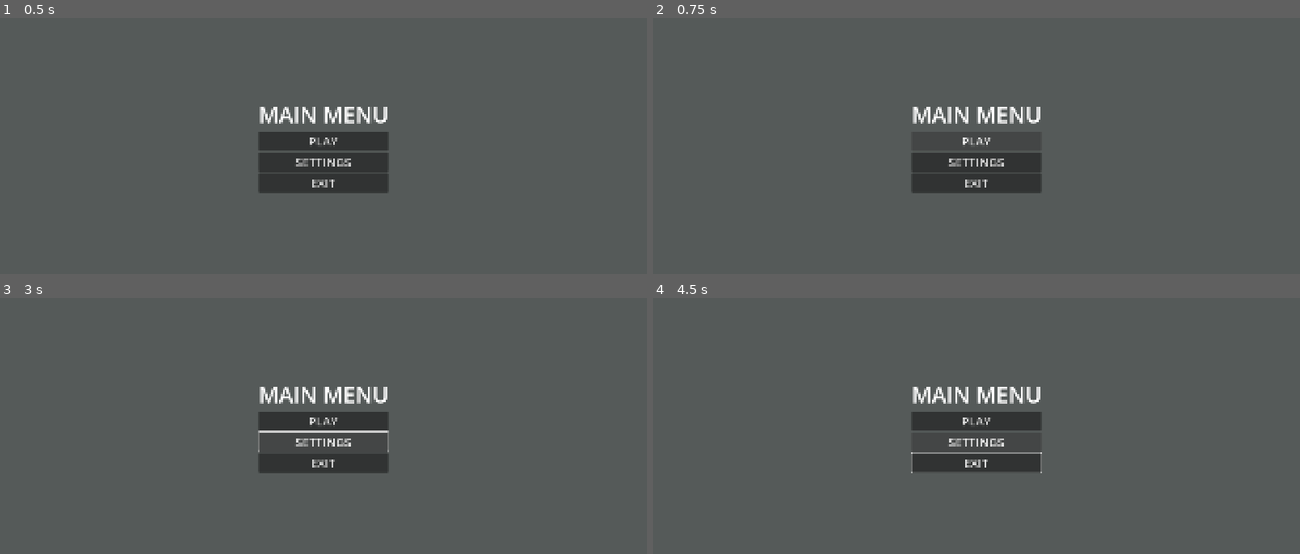
Above: before the commit, frames 1-4 (two rows, left to right).
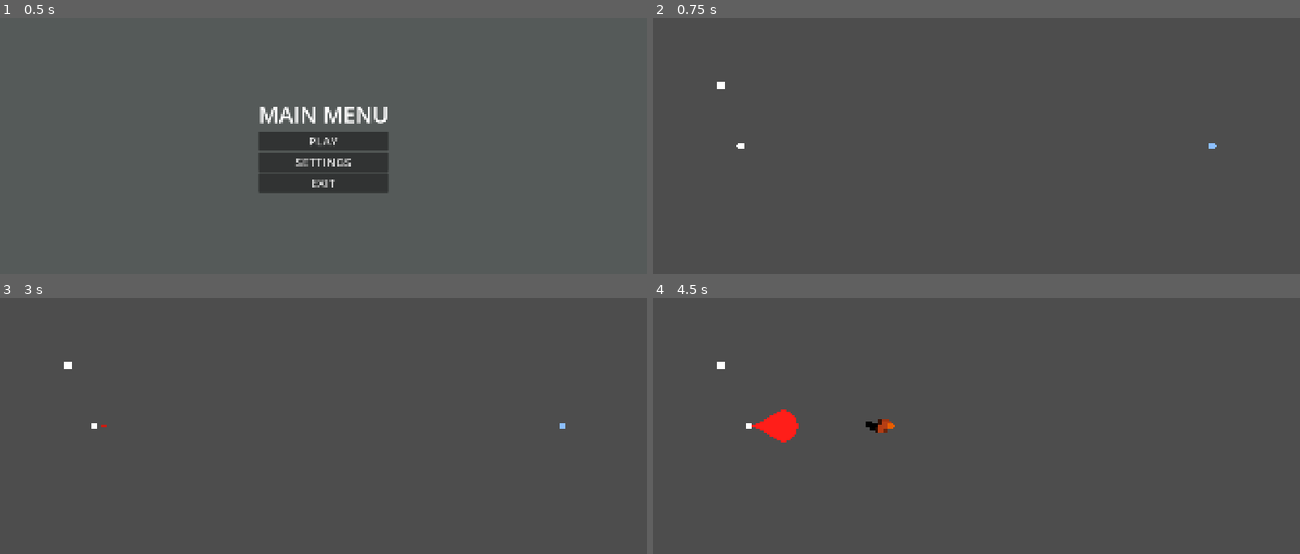
Above: after the commit, the same moments.

Repository: Shinee388/2d-strategy-fighting
Game: Godot game, scene res://game.tscn
Two runs of this game, one before a commit and one after it. Both use one fixed random seed, a clock stepped at 60 frames per second and the inputs below.
Inputs (mouse positions are in pixels of both pictures, inside the frame that each line leads up to):
- Up to frame 1 (0.5 s): no input
- Up to frame 2 (0.75 s): click "PLAY" at 0.5 s
- Up to frame 3 (3 s): click (323, 420) at 1.25 s, where only the run before the commit has a clickable "PLAY"; click (323, 441) at 2 s, where only the run before the commit has a clickable "SETTINGS"; hold Right (ui_right) from 2.78 s (still down); tap F at 2.85 s
- Up to frame 4 (4.5 s): tap R at 3.05, 3.6 s; release Right (ui_right) at 3.53 s; hold Down (ui_down) 3.53-4.28 s; tap T at 3.8, 4.35 s; hold Right (ui_right) from 4.28 s (still down)

Frame 1 is identical in both runs. In frame 2, 3.7% of the frame differs, in the area x 9-88%, y 24-68%; in frame 3, 4.0%; in frame 4, 4.6%, in the area x 9-61%, y 24-69%.
Error before the commit: Parse Error: Expected loop variable name after "for". (res://arena/arena.gd:6)

Commit message:
..

Diff:
--- a/arena/arena.gd
+++ b/arena/arena.gd
@@ -1,11 +1,124 @@
 extends Node2D
 
+signal match_finished(winner_id: int)  # 0 = tentsuu (draw)
 
-# Called when the node enters the scene tree for the first time.
-func _ready() -> void:
-	for
+const FIGHTER_SCENE := preload("res://fighter/fighter.tscn")
+
+const PLAYER_COLORS := {1: Color.WHITE, 2: Color(0.55, 0.75, 1.0)}
+const INTRO_TIME: float = 1.2
+const FIGHT_TEXT_TIME: float = 0.6
+const END_DELAY: float = 2.0
+
+# Map node (SpawnP1/SpawnP2) baikhgui uyd ashiglakh bairlal
+@export var fallback_spawn_p1: Vector2 = Vector2(260, 380)
+@export var fallback_spawn_p2: Vector2 = Vector2(1660, 380)
+
+# Tanii gar-aar nemsen node-uud (zaaval bish): "Map", "HUD"
+@onready var map: Node = get_node_or_null("Map")
+@onready var hud: Node = get_node_or_null("HUD")
+
+var fighters: Dictionary = {}  # player_id -> Fighter
+
+var _loadouts: Dictionary = {}
+var _series: Dictionary = {}
+var _resolving: bool = false
 
 
-# Called every frame. 'delta' is the elapsed time since the previous frame.
-func _process(delta: float) -> void:
-	pass
+# game.gd scene-ee nemekhees omno duudna
+func setup(loadouts: Dictionary, series: Dictionary) -> void:
+	_loadouts = loadouts
+	_series = series
+
+
+func _ready() -> void:
+	var wins: Dictionary = _series.get("wins", {1: 0, 2: 0})
+	_hud(&"setup", [_series.get("best_of", 3), _series.get("wins_needed", 2)])
+	_hud(&"set_wins", [wins[1], wins[2]])
+	_hud(&"set_match_number", [_series.get("match_number", 1)])
+
+	for player_id in [1, 2]:
+		var fighter: Fighter = FIGHTER_SCENE.instantiate()
+		fighter.player_id = player_id
+		fighter.name = "Player%d" % player_id
+		fighter.modulate = PLAYER_COLORS[player_id]
+		add_child(fighter)
+		fighter.equip_loadout(_loadouts.get(player_id, {}))
+		fighter.died.connect(_on_fighter_died)
+		fighters[player_id] = fighter
+
+		if hud and hud.has_method("bind_fighter"):
+			hud.bind_fighter(fighter)
+		else:
+			fighter.health_changed.connect(
+				func(current: float, _max_hp: float) -> void:
+					print("P%d HP: %d" % [player_id, current]))
+
+	_run_intro()
+
+
+# HUD-d method baival duudna, baikhgui bol show_message-iig print khiine
+func _hud(method: StringName, args: Array = []) -> void:
+	if hud and hud.has_method(method):
+		hud.callv(method, args)
+	elif method == &"show_message":
+		print(args[0])
+
+
+func _get_spawn(player_id: int) -> Vector2:
+	if map:
+		var marker := map.get_node_or_null("SpawnP%d" % player_id) as Node2D
+		if marker:
+			return marker.global_position
+	return fallback_spawn_p1 if player_id == 1 else fallback_spawn_p2
+
+
+func _run_intro() -> void:
+	for fighter: Fighter in fighters.values():
+		fighter.reset_for_match(_get_spawn(fighter.player_id))
+
+	_hud(&"show_message", ["MATCH %d" % _series.get("match_number", 1)])
+	await _wait(INTRO_TIME)
+
+	_hud(&"show_message", ["FIGHT!"])
+	for fighter: Fighter in fighters.values():
+		fighter.fighting = true
+	await _wait(FIGHT_TEXT_TIME)
+	if not _resolving:
+		_hud(&"clear_message")
+
+
+func _on_fighter_died(_player_id: int) -> void:
+	if _resolving:
+		return
+	_resolving = true
+	# Deferred: neg frame-d 2 toglogch khoyulaa ukhvul tentsuu gej tootsno
+	_resolve_match.call_deferred()
+
+
+func _resolve_match() -> void:
+	for fighter: Fighter in fighters.values():
+		fighter.fighting = false
+	for node in get_tree().get_nodes_in_group("projectiles"):
+		node.queue_free()
+
+	var winner_id := 0
+	for fighter: Fighter in fighters.values():
+		if fighter.alive:
+			winner_id = fighter.player_id
+
+	if winner_id == 0:
+		_hud(&"show_message", ["DRAW"])
+	else:
+		_hud(&"show_message", ["PLAYER %d WINS THE MATCH" % winner_id])
+
+	await _wait(END_DELAY)
+	match_finished.emit(winner_id)
+
+
+func _wait(seconds: float) -> void:
+	var timer := Timer.new()
+	timer.one_shot = true
+	add_child(timer)
+	timer.start(seconds)
+	await timer.timeout
+	timer.queue_free()
--- a/fighter/BaseSkill.gd
+++ b/fighter/BaseSkill.gd
@@ -41,3 +41,8 @@
 	caster.get_parent().add_child(copy)
 	copy.global_position = caster.global_position + dir * offset
 	return copy
+
+func reset_state() -> void:
+	busy = false
+	lunge_velocity = Vector2.ZERO
+	_ready_at = 0.0
--- a/fighter/fighter.gd
+++ b/fighter/fighter.gd
@@ -1,21 +1,16 @@
 class_name Fighter
 extends CharacterBody2D
+
+signal health_changed(current: float, max_hp: float)
+signal died(player_id: int)
 
 @export var player_id: int = 1
 @export var speed: float = 300.0
 @export var acceleration: float = 500.0
 @export var friction: float = 1000.0
 @export var max_health: float = 100.0
-@export var max_mana: float = 100.0
 
-# Slot bur: tovch -> slot-iin node-iin ner
-const KEY_TO_SLOT := {
-	KEY_F: "style",
-	KEY_R: "skill1",
-	KEY_T: "skill2",
-	KEY_Y: "skill3",
-	KEY_G: "mobility",
-}
+const SLOT_NAMES: Array[String] = ["style", "skill1", "skill2", "skill3", "mobility"]
 
 @onready var slots := {
 	"style": $style,
@@ -25,17 +20,26 @@
 	"mobility": $mobility,
 }
 
-func _ready() -> void:
-	equip("style", preload("res://style/firestyle/firestyle.tscn"))
-	equip("skill1", preload("res://skills/fire/FireBall/fire_ball.tscn"))
-	equip("skill2", preload("res://skills/fire/firestream/firestream.tscn"))
-
-var health: float = max_health
-var mana : float = max_mana
+var health: float = 0.0
+var alive: bool = true
+var fighting: bool = false  # true uyd l khodolno, skill khiine, dmg avna
 var last_direction: Vector2 = Vector2.RIGHT
 
+var _act_left: StringName
+var _act_right: StringName
+var _act_up: StringName
+var _act_down: StringName
 
-# Selection-ees: {"style": "res://...tscn", "skill1": "res://...tscn", ...}
+
+func _ready() -> void:
+	_act_left = InputSetup.action(player_id, "left")
+	_act_right = InputSetup.action(player_id, "right")
+	_act_up = InputSetup.action(player_id, "up")
+	_act_down = InputSetup.action(player_id, "down")
+	health = max_health
+
+
+# loadout: {"style": "res://...tscn", "skill1": "res://...tscn", ...}
 func equip_loadout(loadout: Dictionary) -> void:
 	for slot_name in loadout:
 		equip(slot_name, load(loadout[slot_name]))
@@ -58,6 +62,38 @@
 	return slot.get_child(0) as BaseSkill
 
 
+func reset_for_match(spawn_pos: Vector2) -> void:
+	global_position = spawn_pos
+	velocity = Vector2.ZERO
+	health = max_health
+	alive = true
+	fighting = false
+	modulate.a = 1.0
+	last_direction = Vector2.RIGHT if player_id == 1 else Vector2.LEFT
+	for slot_name in slots:
+		var skill := get_skill(slot_name)
+		if skill:
+			skill.reset_state()
+	health_changed.emit(health, max_health)
+
+
+func take_damage(amount: float) -> void:
+	if not alive or not fighting:
+		return
+	health = maxf(health - amount, 0.0)
+	health_changed.emit(health, max_health)
+	if health <= 0.0:
+		_die()
+
+
+func _die() -> void:
+	alive = false
+	fighting = false
+	velocity = Vector2.ZERO
+	modulate.a = 0.35
+	died.emit(player_id)
+
+
 func _active_skill() -> BaseSkill:
 	for slot_name in slots:
 		var skill := get_skill(slot_name)
@@ -67,15 +103,19 @@
 
 
 func _physics_process(delta: float) -> void:
-	# Skill khiij bui uyd yavakhgui, skill-iin lunge/dash-aar l khodolno
+	if not fighting:
+		velocity = Vector2.ZERO
+		move_and_slide()
+		return
+
+	# Skill khiij bui uyd zuvkhun skill-iin lunge-aar khodolno
 	var active := _active_skill()
 	if active:
 		velocity = active.lunge_velocity
 		move_and_slide()
 		return
 
-	var input_dir := Input.get_vector("ui_left", "ui_right", "ui_up", "ui_down")
-
+	var input_dir := Input.get_vector(_act_left, _act_right, _act_up, _act_down)
 	if input_dir != Vector2.ZERO:
 		last_direction = input_dir.normalized()
 		velocity = velocity.move_toward(input_dir * speed, acceleration * delta)
@@ -86,20 +126,15 @@
 
 
 func _unhandled_input(event: InputEvent) -> void:
-	if not (event is InputEventKey and event.pressed and not event.echo):
+	var key := event as InputEventKey
+	if not fighting or key == null or key.echo:
 		return
 	if _active_skill() != null:
 		return
-	if not KEY_TO_SLOT.has(event.keycode):
-		return
 
-	var skill := get_skill(KEY_TO_SLOT[event.keycode])
-	if skill and skill.can_use():
-		skill.use(last_direction)
-
-
-func take_damage(amount: float) -> void:
-	health -= amount
-	print(name, " health: ", health)
-	if health <= 0.0:
-		queue_free()
+	for slot_name in SLOT_NAMES:
+		if event.is_action_pressed(InputSetup.action(player_id, slot_name)):
+			var skill := get_skill(slot_name)
+			if skill and skill.can_use():
+				skill.use(last_direction)
+			return
--- /dev/null
+++ b/fighter/input_setup.gd
@@ -0,0 +1,33 @@
+class_name InputSetup
+extends RefCounted
+
+# Physical key ашигласан тул keyboard-iin kheleer solikhod ajillana
+const BINDINGS := {
+	1: {
+		"left": KEY_A, "right": KEY_D, "up": KEY_W, "down": KEY_S,
+		"style": KEY_F, "skill1": KEY_R, "skill2": KEY_T, "skill3": KEY_Y,
+		"mobility": KEY_G
+	},
+	2: {
+		"left": KEY_LEFT, "right": KEY_RIGHT, "up": KEY_UP, "down": KEY_DOWN,
+		"style": KEY_COMMA, "skill1": KEY_PERIOD, "skill2": KEY_SLASH, "skill3": KEY_SEMICOLON,
+		"mobility": KEY_ENTER,
+	},
+}
+
+
+static func action(player_id: int, key_name: String) -> StringName:
+	return StringName("p%d_%s" % [player_id, key_name])
+
+
+static func register() -> void:
+	for player_id in BINDINGS:
+		var keys: Dictionary = BINDINGS[player_id]
+		for key_name in keys:
+			var action_name := action(player_id, key_name)
+			if InputMap.has_action(action_name):
+				InputMap.erase_action(action_name)
+			InputMap.add_action(action_name)
+			var ev := InputEventKey.new()
+			ev.physical_keycode = int(keys[key_name]) as Key
+			InputMap.action_add_event(action_name, ev)
--- a/game.gd
+++ b/game.gd
@@ -5,14 +5,30 @@
 const ARENA_SCENE := preload("res://arena/Arena.tscn")
 
 const PLAYER_COUNT: int = 2
+const MAX_SWAPS: int = 2  # match tus buriin daraa solij boloh ikh tuhai chadvar
+
+# true bol selection-iig algasaad DEBUG_LOADOUT-aar shuud togloh
+# (selection script bichigdeed false bolgono)
+const SKIP_SELECTION: bool = true
+const DEBUG_LOADOUT := {
+	"style": "res://style/firestyle/firestyle.tscn",
+	"skill1": "res://skills/fire/FireBall/fire_ball.tscn",
+	"skill2": "res://skills/fire/firestream/firestream.tscn",
+}
+
+@export var best_of: int = 3  # 3 = bo3, 5 = bo5
 
 @onready var scene_holder: Node = $Node
 
-var loadouts: Dictionary = {}  # {player_id: {"combat": "Fire", "mobility": "Dash"}}
+# {1: {"style": path, "skill1": path, ...}, 2: {...}}
+var loadouts: Dictionary = {}
+var wins: Dictionary = {1: 0, 2: 0}
+var match_number: int = 0
 var current: Node
 
 
 func _ready() -> void:
+	InputSetup.register()
 	show_main_menu()
 
 
@@ -28,26 +44,112 @@
 	scene_holder.add_child(current)
 
 
+func wins_needed() -> int:
+	return floori(best_of / 2.0) + 1
+
+
 func show_main_menu() -> void:
 	var menu := MAIN_MENU_SCENE.instantiate()
-	menu.start_pressed.connect(show_selection)
+	menu.start_pressed.connect(start_series)
 	change_scene(menu)
 
 
-func show_selection() -> void:
+func start_series() -> void:
+	wins = {1: 0, 2: 0}
+	match_number = 0
 	loadouts.clear()
+	if SKIP_SELECTION:
+		loadouts = {1: DEBUG_LOADOUT.duplicate(), 2: DEBUG_LOADOUT.duplicate()}
+		start_next_match()
+	else:
+		show_selection(false)
+
+
+# swap_mode = true: match-iin dund 1-2 chadvar solikh
+# Selection script ni: player_count, swap_mode, max_swaps, loadouts (var-uud)
+# bolon finished(result: Dictionary) signal-tai baih yostoi
+func show_selection(swap_mode: bool) -> void:
 	var selection := SELECTION_SCENE.instantiate()
 	selection.player_count = PLAYER_COUNT
+	selection.swap_mode = swap_mode
+	selection.max_swaps = MAX_SWAPS
+	selection.loadouts = loadouts.duplicate(true)
 	selection.finished.connect(_on_selection_finished)
 	change_scene(selection)
 
 
 func _on_selection_finished(result: Dictionary) -> void:
+	if match_number > 0:
+		for player_id in result:
+			var old_loadout: Dictionary = loadouts.get(player_id, {})
+			if count_swaps(old_loadout, result[player_id]) > MAX_SWAPS:
+				push_warning("Player %d: too many swaps, keeping old loadout" % player_id)
+				result[player_id] = old_loadout
 	loadouts = result
-	start_arena()
+	start_next_match()
 
 
-func start_arena() -> void:
+func count_swaps(old_loadout: Dictionary, new_loadout: Dictionary) -> int:
+	var count := 0
+	for slot_name in new_loadout:
+		if old_loadout.get(slot_name) != new_loadout[slot_name]:
+			count += 1
+	return count
+
+
+func start_next_match() -> void:
+	match_number += 1
 	var arena := ARENA_SCENE.instantiate()
-	arena.setup(loadouts)
+	arena.setup(loadouts, {
+		"best_of": best_of,
+		"wins_needed": wins_needed(),
+		"wins": wins.duplicate(),
+		"match_number": match_number,
+	})
+	arena.match_finished.connect(_on_match_finished)
 	change_scene(arena)
+
+
+func _on_match_finished(winner_id: int) -> void:
+	if winner_id == 0:
+		match_number -= 1  # tentsuu: neg match-iig dakhin togloно
+		start_next_match()
+		return
+
+	wins[winner_id] += 1
+	if wins[winner_id] >= wins_needed():
+		show_series_result(winner_id)
+	elif SKIP_SELECTION:
+		start_next_match()
+	else:
+		show_selection(true)
+
+
+func show_series_result(winner_id: int) -> void:
+	var screen := Control.new()
+	screen.set_anchors_preset(Control.PRESET_FULL_RECT)
+
+	var box := VBoxContainer.new()
+	box.alignment = BoxContainer.ALIGNMENT_CENTER
+	box.set_anchors_preset(Control.PRESET_FULL_RECT)
+	screen.add_child(box)
+
+	var title := Label.new()
+	title.text = "PLAYER %d WINS THE SERIES" % winner_id
+	title.horizontal_alignment = HORIZONTAL_ALIGNMENT_CENTER
+	title.add_theme_font_size_override("font_size", 56)
+	box.add_child(title)
+
+	var score := Label.new()
+	score.text = "%d - %d" % [wins[1], wins[2]]
+	score.horizontal_alignment = HORIZONTAL_ALIGNMENT_CENTER
+	score.add_theme_font_size_override("font_size", 40)
+	box.add_child(score)
+
+	var button := Button.new()
+	button.text = "Main menu"
+	button.size_flags_horizontal = Control.SIZE_SHRINK_CENTER
+	button.pressed.connect(show_main_menu)
+	box.add_child(button)
+
+	change_scene(screen)
Not shown, added: fighter/input_setup.gd.uid
